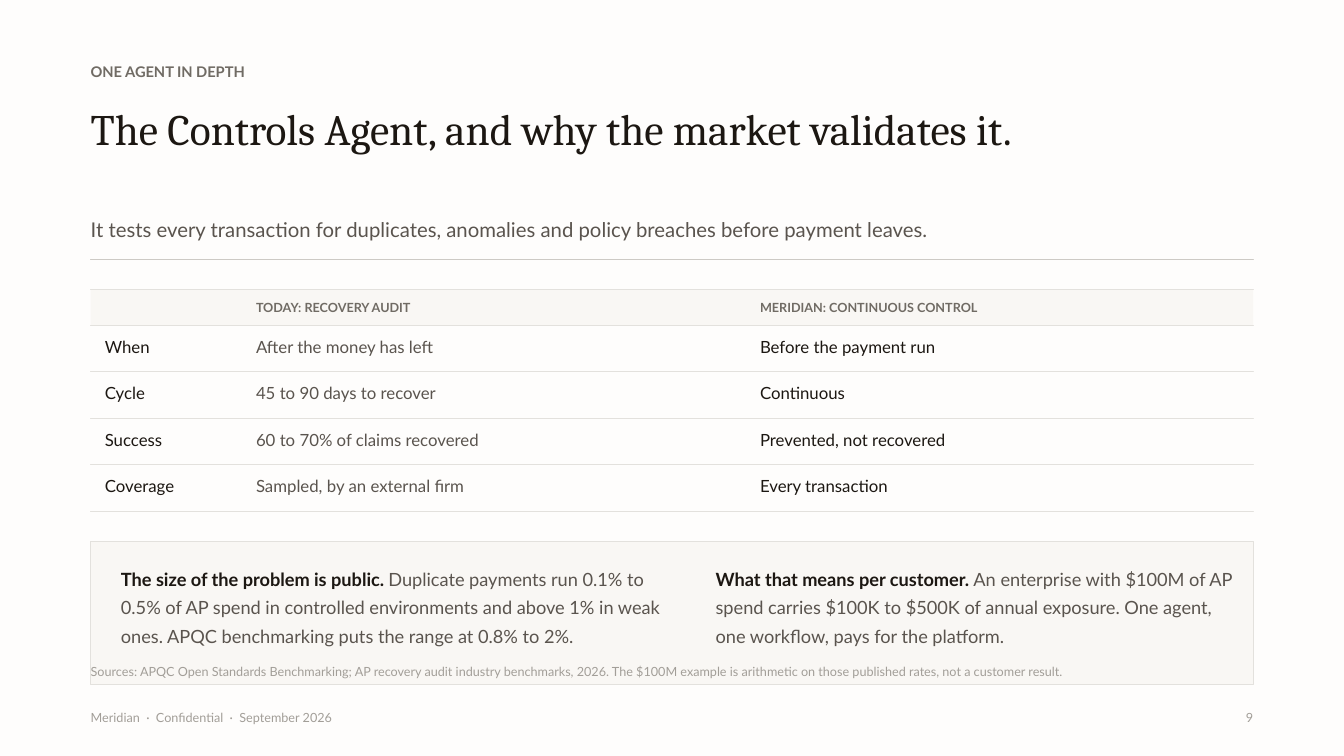
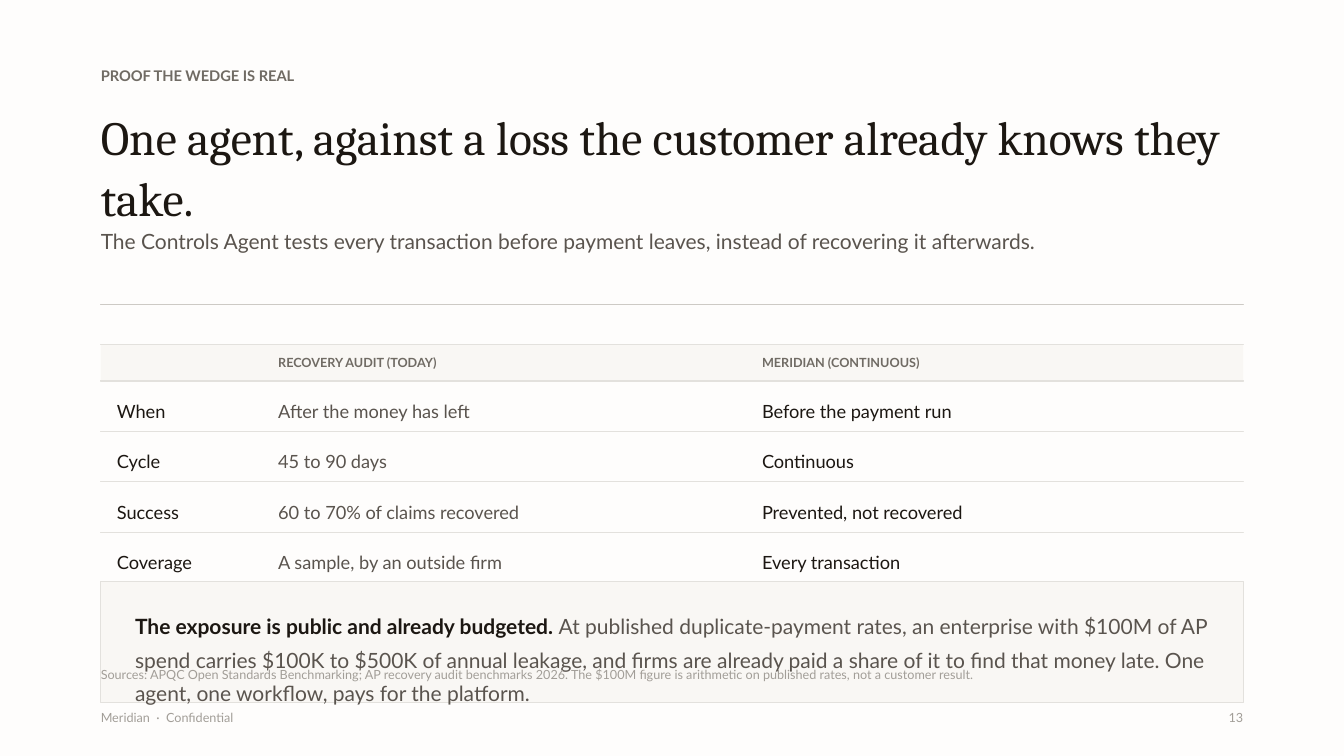
Before and after one commit to alessoh/enterprise-hr-finance, a slide deck: slide 13 of Meridian-Investor-Deck.pptx (slide 9 before the commit). Drawn at 1344x756 pixels with LibreOffice and Linux fonts; fonts in the diff are those of the drawing. Boxes give left, top, right and bottom in pixels: in the first picture for what was removed or moved away, otherwise in the second. Text is boxed around its words. In the diff, an @@ line names an element or a change of style, - is before the commit and + after.

```diff
--- a/Meridian-Investor-Deck.pptx
+++ b/Meridian-Investor-Deck.pptx
@@ text at <box>101,70,295,81</box>: text changed @@
-ONE AGENT IN DEPTH
+PROOF THE WEDGE IS REAL
@@ text at <box>101,122,1219,217</box>: text changed; size 31 to 34 pt @@
-The Controls Agent, and why the market validates it.
+One agent, against a loss the customer already knows they take.
@@ text at <box>101,233,1035,253</box>: text changed; size 14.5 to 15 pt @@
-It tests every transaction for duplicates, anomalies and policy breaches before payment leaves.
+The Controls Agent tests every transaction before payment leaves, instead of recovering it afterwards.
@@ rectangle: place and size @@
-rectangle at <box>91,259,1253,259</box>
+rectangle at <box>101,304,1243,304</box>
@@ rectangle: place and size @@
-rectangle at <box>91,289,1253,326</box>
+rectangle at <box>101,345,1243,381</box>
@@ rectangle: place and size @@
-rectangle at <box>91,289,1253,289</box>
+rectangle at <box>101,345,1243,345</box>
@@ text at <box>278,357,437,369</box>: text changed @@
-TODAY: RECOVERY AUDIT
+RECOVERY AUDIT (TODAY)
@@ text at <box>762,357,920,369</box>: text changed @@
-MERIDIAN: CONTINUOUS CONTROL
+MERIDIAN (CONTINUOUS)
@@ rectangle: place and size @@
-rectangle at <box>91,326,1253,326</box>
+rectangle at <box>101,381,1243,381</box>
@@ text "When": place and size @@
-text "When" at <box>105,340,150,353</box>
+text "When" at <box>117,404,166,418</box>
@@ text "After the money has left": place and size @@
-text "After the money has left" at <box>256,340,433,356</box>
+text "After the money has left" at <box>278,404,470,421</box>
@@ text "Before the payment run": place and size @@
-text "Before the payment run" at <box>760,340,935,356</box>
+text "Before the payment run" at <box>762,404,952,421</box>
@@ rectangle: place and size @@
-rectangle at <box>91,372,1253,372</box>
+rectangle at <box>101,432,1243,432</box>
@@ text "Cycle": place and size @@
-text "Cycle" at <box>105,386,145,402</box>
+text "Cycle" at <box>117,454,160,471</box>
@@ text "Continuous": place and size @@
-text "Continuous" at <box>760,386,845,399</box>
+text "Continuous" at <box>762,454,854,468</box>
@@ text at <box>278,454,387,471</box>: text changed; size 12 to 13 pt @@
-45 to 90 days to recover
+45 to 90 days
@@ rectangle: place and size @@
-rectangle at <box>91,418,1253,418</box>
+rectangle at <box>101,482,1243,482</box>
@@ text "Success": place and size @@
-text "Success" at <box>105,434,162,446</box>
+text "Success" at <box>117,506,179,519</box>
@@ text "60 to 70% of claims ...": place and size @@
-text "60 to 70% of claims ..." at <box>256,433,479,446</box>
+text "60 to 70% of claims ..." at <box>278,505,519,519</box>
@@ text "Prevented, not recovered": place and size @@
-text "Prevented, not recovered" at <box>760,433,945,448</box>
+text "Prevented, not recovered" at <box>762,505,962,522</box>
@@ rectangle: place and size @@
-rectangle at <box>91,465,1253,465</box>
+rectangle at <box>101,532,1243,532</box>
@@ text "Coverage": place and size @@
-text "Coverage" at <box>105,480,174,495</box>
+text "Coverage" at <box>117,556,192,573</box>
@@ text at <box>278,555,502,572</box>: text changed; size 12 to 13 pt @@
-Sampled, by an external firm
+A sample, by an outside firm
@@ size 12 to 13 pt; line spacing 1 to 1.28 in 10 elements at <box>117,404,166,418</box>, <box>762,404,952,421</box>, <box>117,454,160,471</box>, <box>278,404,470,421</box>, <box>762,454,854,468</box>, <box>117,506,179,519</box>, <box>762,505,962,522</box>, <box>117,556,192,573</box>, <box>278,505,519,519</box>, <box>762,555,900,572</box> @@
@@ text "Every transaction": place and size @@
-text "Every transaction" at <box>760,479,888,495</box>
+text "Every transaction" at <box>762,555,900,572</box>
@@ rectangle: place and size @@
-rectangle at <box>91,541,1253,685</box>
+rectangle at <box>101,582,1243,703</box>
@@ rectangle: place and size @@
-rectangle at <box>91,511,1253,511</box>
+rectangle at <box>101,583,1243,583</box>
@@ text removed at <box>716,571,1232,646</box> @@
-What that means per customer. An enterprise with $100M of AP spend carries $100K to $500K of annual exposure. One agent, one workflow, pays for the platform.
@@ text at <box>135,617,1208,705</box>: text changed; size 13 to 15 pt @@
-The size of the problem is public. Duplicate payments run 0.1% to 0.5% of AP spend in controlled environments and above 1% in weak ones. APQC benchmarking puts the range at 0.8% to 2%.
+The exposure is public and already budgeted. At published duplicate-payment rates, an enterprise with $100M of AP spend carries $100K to $500K of annual leakage, and firms are already paid a share of it to find that money late. One agent, one workflow, pays for the platform.
@@ text at <box>101,668,973,681</box>: text changed @@
-Sources: APQC Open Standards Benchmarking; AP recovery audit industry benchmarks, 2026. The $100M example is arithmetic on those published rates, not a customer result.
+Sources: APQC Open Standards Benchmarking; AP recovery audit benchmarks 2026. The $100M figure is arithmetic on published rates, not a customer result.
@@ text at <box>101,713,233,722</box>: text changed @@
-Meridian · Confidential · September 2026
+Meridian · Confidential
@@ text at <box>1229,713,1244,722</box>: text changed @@
-9
+13
```
Also in this commit, not shown: 10 other slides changed, 13 slides added, 13 slides removed, 1 other file.
